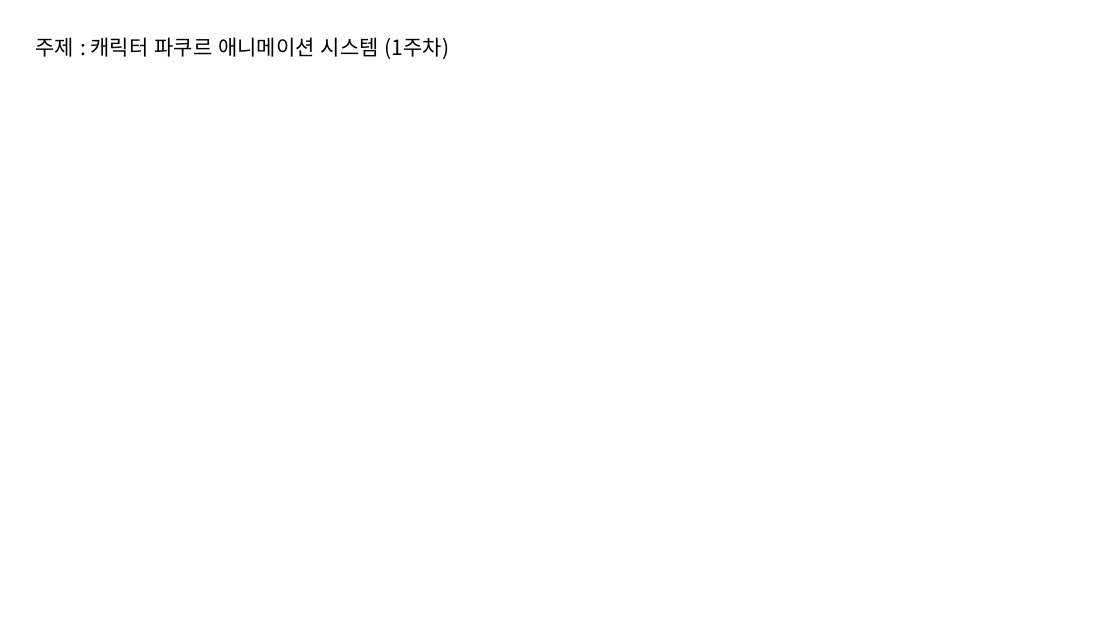
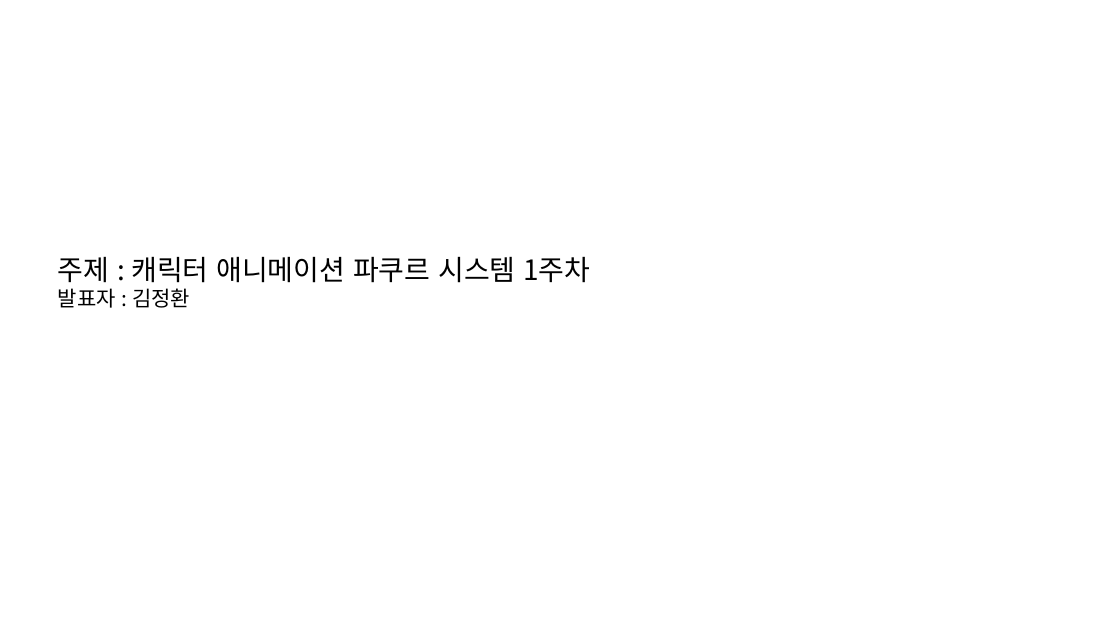
Before and after one commit to jhk0701/CharacterAnimation, a slide deck: slide 1 of PPT/template/주차별 발표.pptx. Drawn at 1120x630 pixels with LibreOffice and Linux fonts; fonts in the diff are those of the drawing. Boxes give left, top, right and bottom in pixels: in the first picture for what was removed or moved away, otherwise in the second. Text is boxed around its words. In the diff, an @@ line names an element or a change of style, - is before the commit and + after.

```diff
--- a/PPT/template/주차별 발표.pptx
+++ b/PPT/template/주차별 발표.pptx
@@ text at box(58, 256, 590, 308): text changed; size 18 to 24 pt @@
-주제 : 캐릭터 파쿠르 애니메이션 시스템 (1주차)
+주제 : 캐릭터 애니메이션 파쿠르 시스템 1주차
+발표자 : 김정환
```
Also in this commit, not shown: 1 other slide changed, 8 other files.
